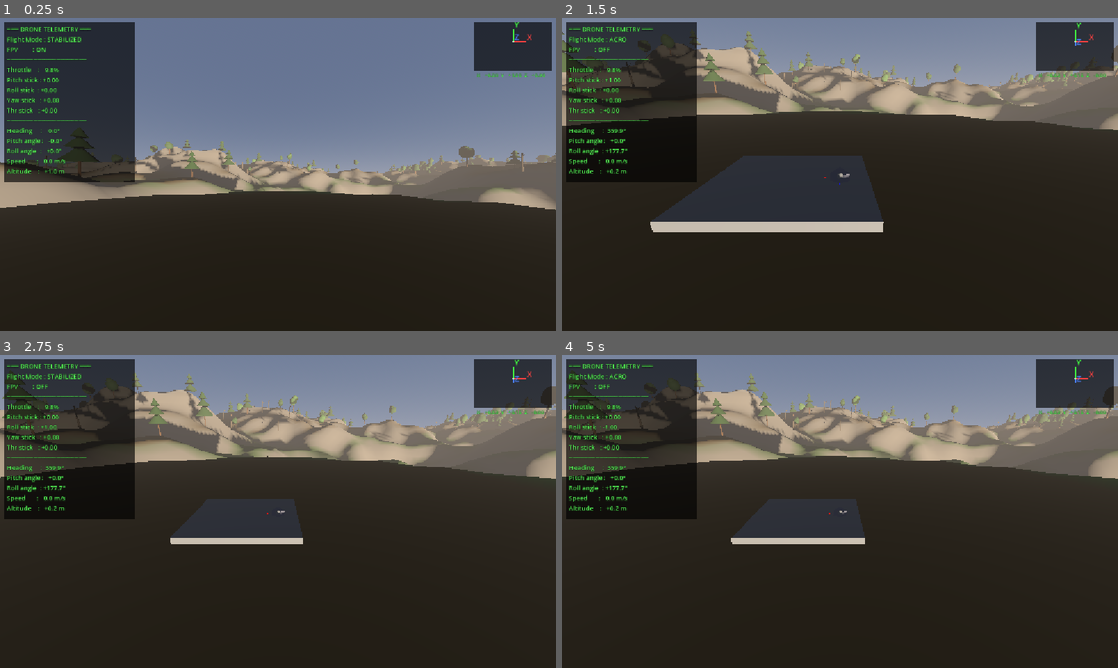
Above: before the commit, frames 1-4 (two rows, left to right).
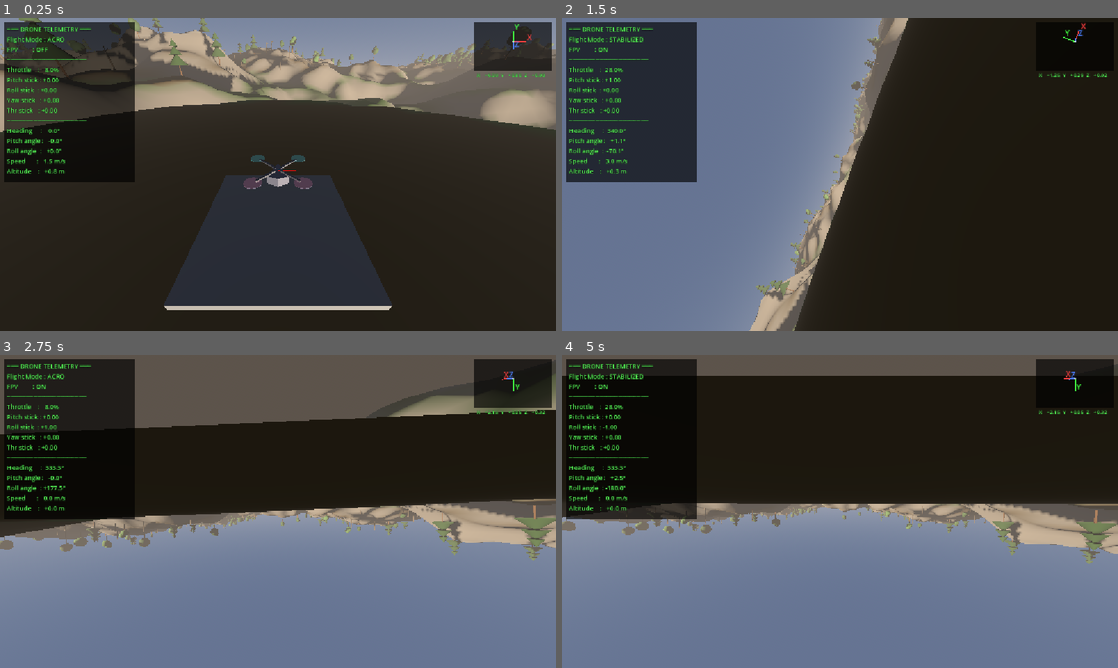
Above: after the commit, the same moments.

Repository: timbittner/dronesim
Game: Godot game, scene res://scenes/main.tscn
The game is run twice, just before and just after one commit, with the same random seed, the same clock (stepped at 60 frames per second) and the same inputs.
Inputs:
- Up to frame 1 (0.25 s): no input
- Up to frame 2 (1.5 s): hold Right (roll_right) 0.53-1.28 s; hold M (toggle_flight_mode) 0.53-1.28 s; hold Down (pitch_backward) from 1.28 s (still down); tap C (toggle_fpv) at 1.35 s
- Up to frame 3 (2.75 s): release Down (pitch_backward) at 2.03 s; hold Right (roll_right) from 2.03 s (still down); hold M (toggle_flight_mode) from 2.03 s (still down)
- Up to frame 4 (5 s): tap Enter at 2.75 s; release Right (roll_right) at 2.78 s; release M (toggle_flight_mode) at 2.78 s; hold W (throttle_up) 2.78-3.53 s; tap C (toggle_fpv) at 2.85, 4.35 s; hold M (toggle_flight_mode) 3.53-4.28 s; hold Left (roll_left) from 3.53 s (still down); tap R (reset_drone) at 4.25 s

The runs differ from the first frame. In frame 1, 58% of the frame differs, in the area x 0-100%, y 0-94%; in frame 2, 57%; in frame 3, 85%; in frame 4, 88%, in the area x 0-100%, y 0-100%.

Commit message:
fix: tune flight feel — stabilized PD, acro throttle, thrust scale, camera
- Fix stabilized-mode limit-cycle jitter: replace quadratic P-gain taper
  with a plain linear P term, and low-pass filter the gyro feeding the
  D-term instead of using raw angular velocity.
- Default to acro mode + 3rd-person camera on startup.
- Acro mode: idle rotors at a floor throttle instead of literal 0% at
  neutral stick (the self-centering stick was killing all attitude
  authority whenever released), with true cutoff only on explicit
  throttle-down. Add expo on pitch/roll stick input to soften twitchiness
  near center without blunting full-deflection response.
- Fix debug HUD thrust readout, which recomputed a stabilized-mode-shaped
  formula regardless of flight mode; now reads the actual applied rotor
  mix average.
- Rebalance max_thrust to 35% of its previous value so hover/climb
  throttle percentages use more of the 0-100% range, and fix a hardcoded
  torque-to-offset conversion constant that would have silently
  miscalibrated stabilized mode's response at the new thrust level.
- Compensate acro's rotational differential to preserve torque authority
  after the thrust cut.
- Remove a stray, unreferenced camera-mount sphere mesh from the drone
  scene, and pull the 3rd-person chase camera closer to the drone.
- Document the remaining known stabilized-mode "jump"/"stickiness" issues
  in AGENTS.md for later.

Co-Authored-By: Claude Sonnet 5 <noreply@anthropic.com>

Diff:
--- a/scenes/drone/drone.tscn
+++ b/scenes/drone/drone.tscn
@@ -2,10 +2,6 @@
 
 [ext_resource type="Script" uid="uid://c17svoyqsayfm" path="res://scripts/drone/drone_controller.gd" id="1_drone_ctrl"]
 [ext_resource type="Script" uid="uid://cf7sjdkmui05u" path="res://scripts/drone/debug_axes.gd" id="3_debug_axes"]
-
-[sub_resource type="SphereMesh" id="SphereMesh_cam"]
-radius = 0.04
-height = 0.08
 
 [sub_resource type="BoxShape3D" id="BoxShape_collision"]
 size = Vector3(0.4, 0.12, 0.4)
@@ -28,10 +24,6 @@
 [node name="RotorBR" type="Node3D" parent="." unique_id=1581842411]
 transform = Transform3D(1, 0, 0, 0, 1, 0, 0, 0, 1, 0.25, 0.07, 0.25)
 
-[node name="CameraMount" type="MeshInstance3D" parent="." unique_id=1517198247]
-transform = Transform3D(1, 0, 0, 0, 1, 0, 0, 0, 1, 0, -0.04, 0.15)
-mesh = SubResource("SphereMesh_cam")
-
 [node name="CollisionShape3D" type="CollisionShape3D" parent="." unique_id=1194695645]
 shape = SubResource("BoxShape_collision")
 
--- a/scripts/camera/chase_camera.gd
+++ b/scripts/camera/chase_camera.gd
@@ -8,8 +8,8 @@
 ## Chase: follows behind based on drone yaw only, looks directly at drone.
 
 @export var target_path: NodePath = ""  # Set to the drone node
-@export var chase_distance: float = 4.0
-@export var chase_height: float = 1.5
+@export var chase_distance: float = 2.2
+@export var chase_height: float = 0.9
 @export var follow_speed: float = 8.0
 
 ## FPV rotation smoothing factor (0..1). Higher = more smoothing.
@@ -18,7 +18,7 @@
 @export var fpv_smoothing: float = 0.92
 
 var _target: Node3D
-var _fpv: bool = true  # FPV by default
+var _fpv: bool = false  # 3PV by default
 var _drone_controller: DroneController
 
 
--- a/scripts/drone/drone_controller.gd
+++ b/scripts/drone/drone_controller.gd
@@ -10,7 +10,7 @@
 signal fpv_toggled(enabled: bool)
 
 # --- Thrust ---
-@export var max_thrust: float = 50.0  # Newtons per rotor
+@export var max_thrust: float = 17.5  # Newtons per rotor (35% of previous 50.0)
 
 # Per-rotor hover throttle: (mass * gravity) / (4 * max_thrust)
 var hover_throttle: float = 0.0
@@ -29,10 +29,15 @@
 var _pitch_input: float = 0.0
 var _roll_input: float = 0.0
 var _yaw_input: float = 0.0
-var _fpv_enabled: bool = true
+var _fpv_enabled: bool = false
 var _spawn_transform: Transform3D
 
-var _flight_mode: String = "stabilized"
+var _flight_mode: String = "acro"
+
+## Average of the last applied rotor mix (post anti-clip/idle clamping), as a
+## 0..100 percentage. This is the actual commanded thrust, not a recomputed
+## approximation — read by the HUD instead of re-deriving it independently.
+var thrust_percent: float = 0.0
 
 # --- Blender models (GLB) ---
 # The drone's body, arms, and propellers are authored in Blender
@@ -74,11 +79,11 @@
 	hover_throttle = (mass * gravity) / (4.0 * max_thrust)
 
 	var acro := FlightModeAcro.new()
-	acro.hover_throttle = hover_throttle
 	_flight_modes["acro"] = acro
 
 	var stabilized := FlightModeStabilized.new()
 	stabilized.hover_throttle = hover_throttle
+	stabilized.max_thrust = max_thrust
 	_flight_modes["stabilized"] = stabilized
 
 	_current_mode = _flight_modes[_flight_mode]
@@ -219,6 +224,7 @@
 	)
 
 	var mix := _mix_rotors(control.collective, control.pitch_diff, control.roll_diff)
+	thrust_percent = (mix.fl + mix.fr + mix.bl + mix.br) * 0.25 * 100.0
 
 	# Rotor visual: swap between the Blender prop (idle) and a tinted blur disc
 	# (spinning) based on throttle cut.
--- a/scripts/drone/flight_mode_acro.gd
+++ b/scripts/drone/flight_mode_acro.gd
@@ -2,23 +2,42 @@
 extends FlightModeBase
 
 ## Acro (rate) mode with per-rotor thrust vectoring.
-## Maps stick input directly to rotor differentials — no auto-leveling.
-## Left stick Y = collective throttle, right stick = differential speed.
+## Maps stick input directly to rotor differentials — no auto-leveling, no
+## hover assist. Left stick Y = collective throttle, right stick =
+## differential speed.
+##
+## The stick is self-centering (no true 0-detent throttle slider), so it
+## snaps back to 0 the instant the pilot lets go. Cutting thrust to literally
+## 0% there would kill all rotor authority whenever the stick isn't actively
+## held — instead, neutral and above idle the rotors at `idle_throttle` (spin
+## enough for differential thrust to still steer/level the drone) and only
+## let thrust drop below idle when the pilot explicitly pulls the stick past
+## center into throttle-down.
 
-## Per-rotor hover throttle (set by controller: (mass * g) / (4 * max_thrust)).
-var hover_throttle: float = 0.0
+## Rotor idle floor (fraction of 0..1 thrust) held at neutral stick and above,
+## so the drone keeps attitude authority instead of losing all rotor thrust
+## whenever the self-centering stick returns to 0.
+@export var idle_throttle: float = 0.08
 
 ## Maximum throttle offset per rotor from stick input (fraction of 0..1 range).
-## Reduced ~7x from initial value — per-rotor thrust is very direct.
-@export var max_differential: float = 0.02
-
-## Fraction of throttle range available to user stick input (added to hover).
-# With 4 rotors, total thrust = 4x per-rotor, so range is 1/4 of old central-force value.
-@export var throttle_range: float = 0.15
+## Scaled by 1/0.35 to preserve absolute rotational torque after max_thrust
+## was cut to 35% of its previous value — this is a fraction of max_thrust,
+## not torque-based, so it doesn't auto-compensate the way hover_throttle does.
+@export var max_differential: float = 0.057
 
 ## Yaw torque factor (Nm per unit input).
 ## Reduced from 5.0 — yaw was way too twitchy.
 @export var yaw_torque_factor: float = 1.5
+
+## Expo curve on pitch/roll stick input (0 = linear, 1 = maximum softening
+## near center). Softens the twitchy small-stick-movement response around
+## center while leaving full-deflection response unchanged, unlike a flat
+## damping factor which would blunt aggressive full-stick flicks too.
+@export_range(0.0, 1.0) var pitch_roll_expo: float = 0.3
+
+
+func _apply_expo(x: float) -> float:
+	return pitch_roll_expo * x * x * x + (1.0 - pitch_roll_expo) * x
 
 
 func compute(
@@ -31,9 +50,15 @@
 	_delta: float
 ) -> FlightControl:
 	var result := FlightControl.new()
-	result.collective = clampf(hover_throttle + throttle * throttle_range, 0.0, 1.0)
-	result.pitch_diff = pitch * max_differential
-	result.roll_diff = roll * max_differential
+	if throttle >= 0.0:
+		result.collective = idle_throttle + throttle * (1.0 - idle_throttle)
+	else:
+		# Pilot explicitly pulled throttle-down past center — let thrust drop
+		# below idle, down to a full cutoff at throttle = -1.
+		result.collective = idle_throttle * (1.0 + throttle)
+	result.collective = clampf(result.collective, 0.0, 1.0)
+	result.pitch_diff = _apply_expo(pitch) * max_differential
+	result.roll_diff = _apply_expo(roll) * max_differential
 	result.yaw_torque = yaw * yaw_torque_factor
 	return result
 
--- a/scripts/drone/flight_mode_stabilized.gd
+++ b/scripts/drone/flight_mode_stabilized.gd
@@ -6,21 +6,27 @@
 ## Control signals: collective hover base + PD-corrected pitch/roll differentials.
 ## Yaw: direct stick-to-torque mapping (same as acro), no stabilizer intervention.
 ##
-## Auto-level uses a blended P gain below ANGLE_DEADZONE — instead of a hard
-## on/off switch, the P gain ramps linearly from 0 at 0° tilt to full strength
-## at the deadzone boundary. The D gain is always active. This eliminates the
-## limit-cycle oscillation (twitching) that hard deadzones produce.
+## Auto-level uses a plain linear P term on tilt angle (no deadzone — it
+## already tapers to zero as angle approaches 0 on its own) plus a D term on
+## a low-pass-filtered gyro reading, to avoid feeding raw per-step angular
+## velocity noise straight into torque.
 
 ## Per-rotor hover throttle (set by controller: (mass * g) / (4 * max_thrust)).
 var hover_throttle: float = 0.0
+
+## Per-rotor max thrust (set by controller), used to convert torque to a
+## per-rotor throttle offset.
+var max_thrust: float = 50.0
 
 # --- Auto-level PD gains ---
 @export var stabilize_p_gain: float = 15.0
 @export var stabilize_d_gain: float = 4.0
 
-# --- Auto-level angle deadzone (radians) ---
-## P gain blends from 0 to full over this range, preventing hard on/off cycling.
-const ANGLE_DEADZONE: float = 0.0262  # ~1.5 degrees
+# --- Gyro low-pass filter ---
+## One-pole IIR low-pass on angular velocity before it feeds the D term.
+## Lower = more smoothing (and more lag).
+@export var gyro_filter_alpha: float = 0.35
+var _filtered_ang_vel: Vector3 = Vector3.ZERO
 
 # --- Rate control parameters ---
 @export var max_pitch_rate: float = 1.5   # rad/s
@@ -35,10 +41,6 @@
 # --- Differential clipping limit ---
 @export var max_offset: float = 0.4
 
-## Conversion: torque = max_thrust * δ → δ = torque / max_thrust
-const TORQUE_TO_OFFSET: float = 1.0 / 50.0
-
-
 func compute(
 	throttle: float,
 	pitch: float,
@@ -50,11 +52,17 @@
 ) -> FlightControl:
 	var result := FlightControl.new()
 
+	## Conversion: torque = max_thrust * δ → δ = torque / max_thrust
+	var torque_to_offset: float = 1.0 / max_thrust
+
 	# Collective hover base (throttle input adjusts altitude).
 	result.collective = clampf(hover_throttle + throttle * 0.15, 0.0, 1.0)
 
+	# Low-pass filter the gyro reading before it feeds any control math.
+	_filtered_ang_vel = _filtered_ang_vel.lerp(angular_velocity, gyro_filter_alpha)
+
 	# Convert angular velocity to body frame
-	var local_ang_vel: Vector3 = basis.inverse() * angular_velocity
+	var local_ang_vel: Vector3 = basis.inverse() * _filtered_ang_vel
 
 	# Check if any attitude stick is active
 	var stick_active: bool = absf(pitch) > input_deadzone \
@@ -71,13 +79,13 @@
 		var rate_error: Vector3 = target_rate - local_ang_vel
 		var desired_torque: Vector3 = rate_error * rate_p_gain
 
-		result.pitch_diff = desired_torque.x * TORQUE_TO_OFFSET
-		result.roll_diff = -desired_torque.z * TORQUE_TO_OFFSET
+		result.pitch_diff = desired_torque.x * torque_to_offset
+		result.roll_diff = -desired_torque.z * torque_to_offset
 		# Yaw: direct mapping, same as acro
 		result.yaw_torque = yaw * 1.5
 
 	else:
-		# --- Auto-level: blended PD on tilt error ---
+		# --- Auto-level: linear P on tilt angle, D on filtered gyro ---
 		var body_up: Vector3 = basis.y
 		var world_up: Vector3 = Vector3.UP
 
@@ -86,23 +94,18 @@
 
 		var world_restoring: Vector3 = Vector3.ZERO
 		if axis.length_squared() > 1.0e-6:
-			# Blend P gain from 0 at 0° to full at ANGLE_DEADZONE boundary.
-			# This eliminates the limit-cycle jitter that hard deadzones cause.
-			var effective_p_gain: float = stabilize_p_gain
-			if angle < ANGLE_DEADZONE:
-				effective_p_gain *= angle / ANGLE_DEADZONE
-			world_restoring = axis.normalized() * angle * effective_p_gain
+			world_restoring = axis.normalized() * angle * stabilize_p_gain
 
-		# D gain always active — provides damping at all angles
-		var world_damping: Vector3 = -angular_velocity * stabilize_d_gain
+		# D gain on the filtered gyro reading — provides damping at all angles
+		var world_damping: Vector3 = -_filtered_ang_vel * stabilize_d_gain
 		var world_torque: Vector3 = world_restoring + world_damping
 
 		# Convert to body frame, zero out yaw (no yaw auto-level)
 		var body_torque: Vector3 = basis.inverse() * world_torque
 		body_torque.y = 0.0
 
-		result.pitch_diff = body_torque.x * TORQUE_TO_OFFSET
-		result.roll_diff = -body_torque.z * TORQUE_TO_OFFSET
+		result.pitch_diff = body_torque.x * torque_to_offset
+		result.roll_diff = -body_torque.z * torque_to_offset
 		result.yaw_torque = 0.0
 
 	# Clamp individual diffs to max_offset
--- a/scripts/test/flight_mode_test.gd
+++ b/scripts/test/flight_mode_test.gd
@@ -240,6 +240,9 @@
 	_reset_drone()
 	_set_acro_mode()
 
+	# Acro has no hover assist — needs throttle for rotors to have authority.
+	Input.action_press("throttle_up", 0.5)
+
 	# Brief pitch-up input at 15% strength
 	Input.action_press("pitch_backward", 0.15)
 	await _run_ticks(15)
@@ -247,6 +250,7 @@
 
 	# Wait for angular damping to settle, then check drone holds angle
 	await _run_ticks(300)
+	Input.action_release("throttle_up")
 
 	var euler := _drone.global_transform.basis.get_euler()
 	var pitch_deg := _rad_to_deg(euler.x)
@@ -265,6 +269,9 @@
 	print("[TEST] --- test_acro_holds_roll_after_input ---")
 	_reset_drone()
 	_set_acro_mode()
+
+	# Acro has no hover assist — needs throttle for rotors to have authority.
+	Input.action_press("throttle_up", 0.5)
 
 	# Brief roll-right input at 15% strength
 	Input.action_press("roll_right", 0.15)
@@ -273,6 +280,7 @@
 
 	# Wait for angular damping to settle
 	await _run_ticks(300)
+	Input.action_release("throttle_up")
 
 	var euler := _drone.global_transform.basis.get_euler()
 	var roll_deg := _rad_to_deg(euler.z)
--- a/scripts/ui/debug_hud.gd
+++ b/scripts/ui/debug_hud.gd
@@ -67,9 +67,7 @@
 	var roll_deg: float = rad_to_deg(euler.z)
 	var speed_mps: float = _drone.linear_velocity.length()
 	var altitude: float = _drone.global_position.y
-	var throttle_pct: float = clampf(
-		_drone.hover_throttle + _drone._throttle_input * 0.15, 0.0, 1.0
-	) * 100.0
+	var throttle_pct: float = _drone.thrust_percent
 
 	return {
 		"throttle_pct": throttle_pct,
Not shown, changed: AGENTS.md
